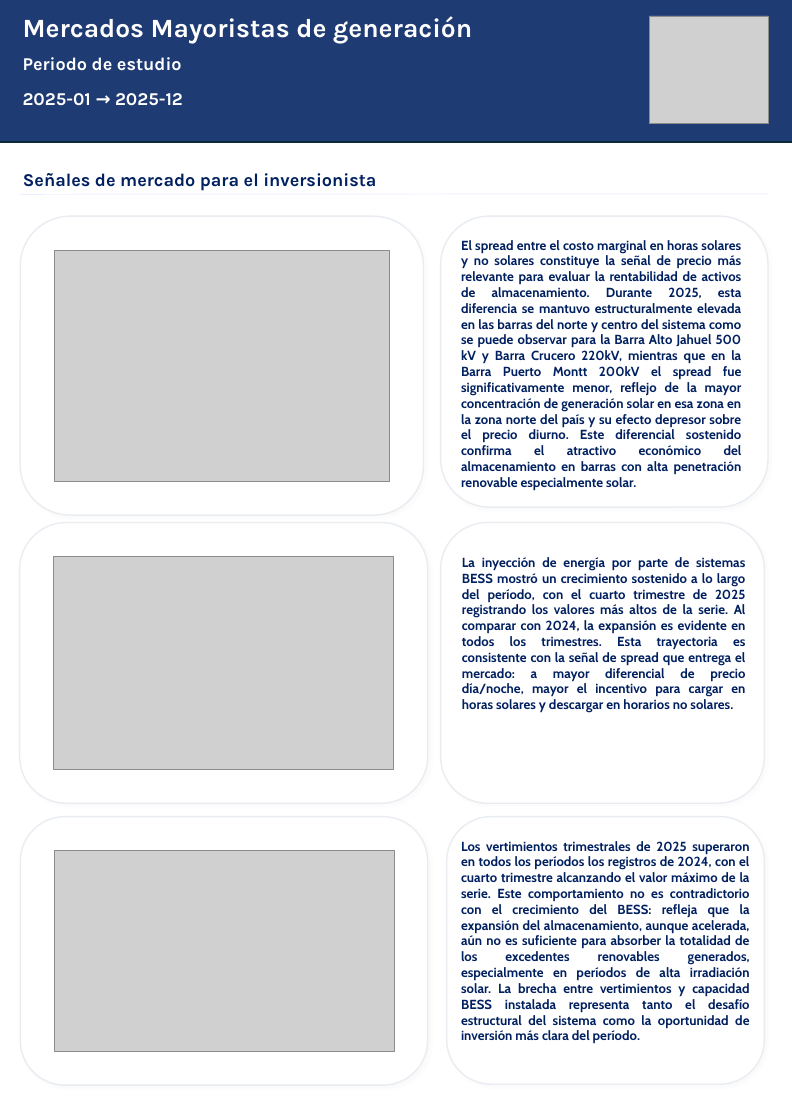
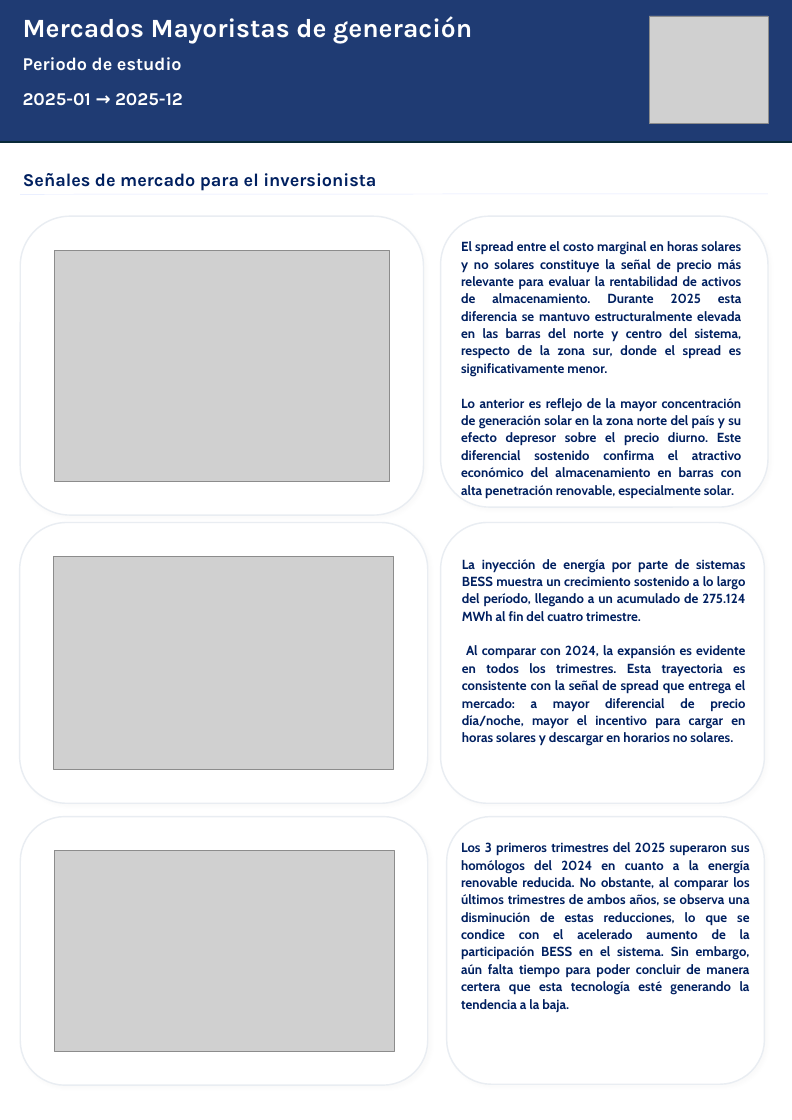
Before and after one commit to Pinzun/reporte_generacion, a slide deck: slide 2 of data/processed/reports/reporte_generacion.pptx. Drawn at 792x1120 pixels with LibreOffice and Linux fonts; fonts in the diff are those of the drawing; grey boxes stand for pictures; background and template pictures are left out. Boxes give left, top, right and bottom in pixels: in the first picture for what was removed or moved away, otherwise in the second. Text is boxed around its words. In the diff, an @@ line names an element or a change of style, - is before the commit and + after.

```diff
--- a/data/processed/reports/reporte_generacion.pptx
+++ b/data/processed/reports/reporte_generacion.pptx
@@ text at [461, 241, 742, 498]: text changed @@
-El spread entre el costo marginal en horas solares y no solares constituye la señal de precio más relevante para evaluar la rentabilidad de activos de almacenamiento. Durante 2025, esta diferencia se mantuvo estructuralmente elevada en las barras del norte y centro del sistema como se puede observar para la Barra Alto Jahuel 500 kV y Barra Crucero 220kV, mientras que en la Barra Puerto Montt 200kV el spread fue significativamente menor, reflejo de la mayor concentración de generación solar en esa zona en la zona norte del país y su efecto depresor sobre el precio diurno. Este diferencial sostenido confirma el atractivo económico del almacenamiento en barras con alta penetración renovable especialmente solar.
+El spread entre el costo marginal en horas solares y no solares constituye la señal de precio más relevante para evaluar la rentabilidad de activos de almacenamiento. Durante 2025 esta diferencia se mantuvo estructuralmente elevada en las barras del norte y centro del sistema, respecto de la zona sur, donde el spread es significativamente menor.
+Lo anterior es reflejo de la mayor concentración de generación solar en la zona norte del país y su efecto depresor sobre el precio diurno. Este diferencial sostenido confirma el atractivo económico del almacenamiento en barras con alta penetración renovable, especialmente solar.
@@ text at [462, 559, 745, 746]: text changed @@
-La inyección de energía por parte de sistemas BESS mostró un crecimiento sostenido a lo largo del período, con el cuarto trimestre de 2025 registrando los valores más altos de la serie. Al comparar con 2024, la expansión es evidente en todos los trimestres. Esta trayectoria es consistente con la señal de spread que entrega el mercado: a mayor diferencial de precio día/noche, mayor el incentivo para cargar en horas solares y descargar en horarios no solares.
+La inyección de energía por parte de sistemas BESS muestra un crecimiento sostenido a lo largo del período, llegando a un acumulado de 275.124 MWh al fin del cuatro trimestre.
+Al comparar con 2024, la expansión es evidente en todos los trimestres. Esta trayectoria es consistente con la señal de spread que entrega el mercado: a mayor diferencial de precio día/noche, mayor el incentivo para cargar en horas solares y descargar en horarios no solares.
@@ text at [461, 842, 750, 1012]: text changed @@
-Los vertimientos trimestrales de 2025 superaron en todos los períodos los registros de 2024, con el cuarto trimestre alcanzando el valor máximo de la serie. Este comportamiento no es contradictorio con el crecimiento del BESS: refleja que la expansión del almacenamiento, aunque acelerada, aún no es suficiente para absorber la totalidad de los excedentes renovables generados, especialmente en períodos de alta irradiación solar. La brecha entre vertimientos y capacidad BESS instalada representa tanto el desafío estructural del sistema como la oportunidad de inversión más clara del período.
+Los 3 primeros trimestres del 2025 superaron sus homólogos del 2024 en cuanto a la energía renovable reducida. No obstante, al comparar los últimos trimestres de ambos años, se observa una disminución de estas reducciones, lo que se condice con el acelerado aumento de la participación BESS en el sistema. Sin embargo, aún falta tiempo para poder concluir de manera certera que esta tecnología esté generando la tendencia a la baja.
```
Also in this commit, not shown: 2 other slides changed, 18 other files.
